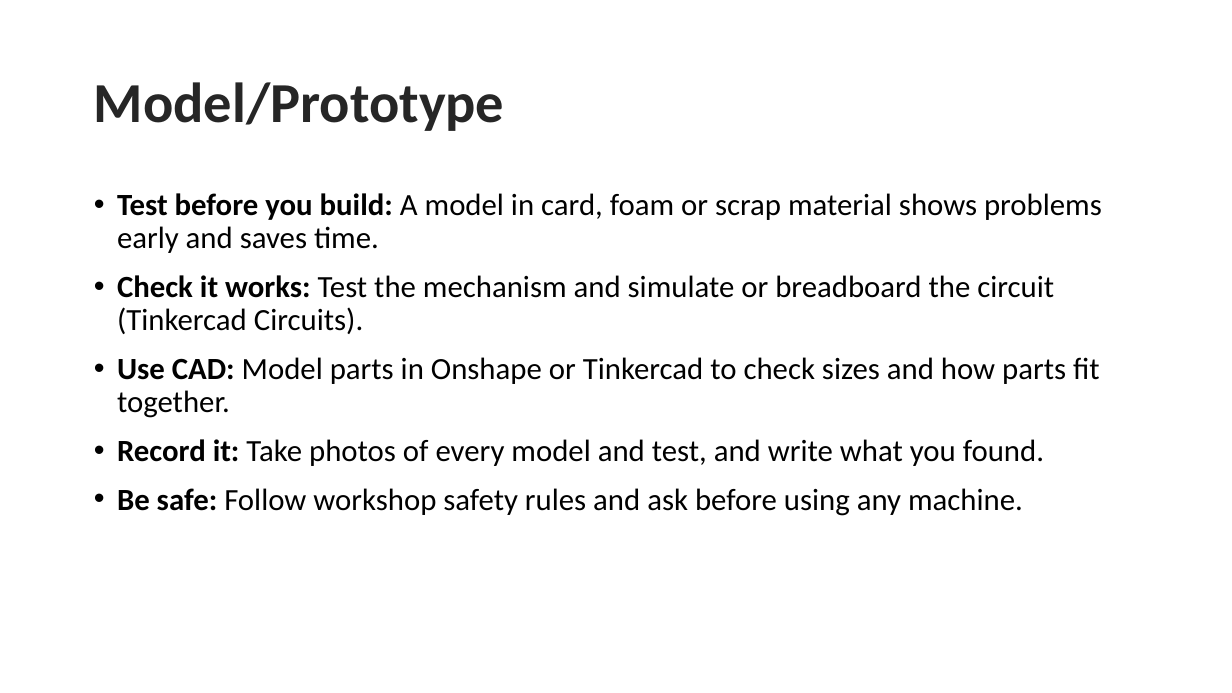
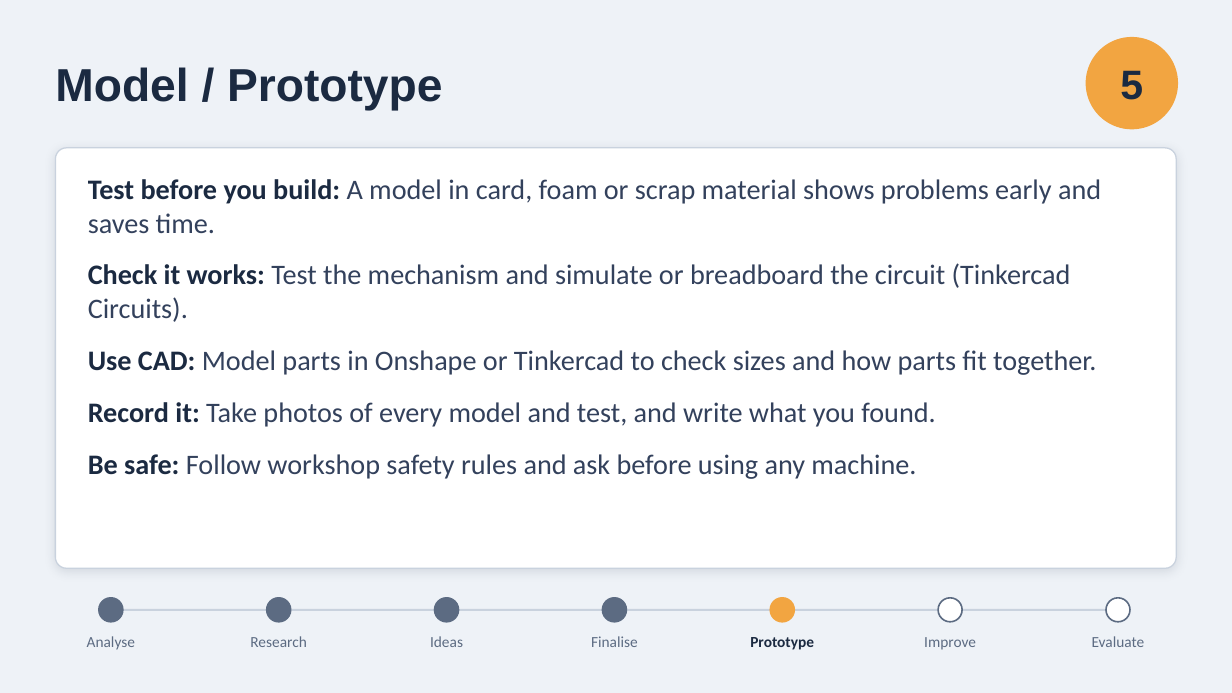
Before and after one commit to madstats26/Technology, a slide deck: slide 6 of project/design-process.pptx. Drawn at 1232x693 pixels with LibreOffice and Linux fonts; fonts in the diff are those of the drawing; background and template pictures are left out. Boxes give left, top, right and bottom in pixels: in the first picture for what was removed or moved away, otherwise in the second. Text is boxed around its words. In the diff, an @@ line names an element or a change of style, - is before the commit and + after.

```diff
--- a/project/design-process.pptx
+++ b/project/design-process.pptx
@@ background picture (left out) to #EEF2F7 @@
@@ ellipse added at bbox=[1086, 37, 1178, 129], fill #F2A541 @@
@@ title at bbox=[55, 67, 442, 111]: text changed; size 44 to 36 pt; font Calibri to Arial; text colour #262626 to #1B2A41 @@
-Model/Prototype
+Model / Prototype
@@ text added at bbox=[1120, 70, 1143, 100], 32 pt, text #1B2A41, bold @@
+5
@@ rounded rectangle added at bbox=[55, 148, 1177, 568], fill #FFFFFF, outline #C9D2DE 1 pt @@
@@ text "Test before you build: A ...": place and size @@
-text "Test before you build: A ..." at bbox=[117, 193, 1102, 516]
+text "Test before you build: A ..." at bbox=[88, 179, 1101, 479]
@@ text "Test before you build: A ..." at bbox=[88, 179, 1101, 479]: size 24 to 22 pt; text colour #000000 to #1B2A41 in "Test before you build:", "Check it works:", "Use CAD:", "Record it:" and 1 more places; text colour #000000 to #33415C in "A model in card, foam or scrap ...", "Test the mechanism and simulate or breadboard ...", "Model parts in Onshape or Tinkercad to ...", "Take photos of every model and test, ..." and 1 more places; indent changed; line spacing 0.9 to 1; less space between paragraphs; more space between paragraphs @@
@@ ellipse added at bbox=[99, 598, 123, 622], fill #5C6B82, outline #5C6B82 1.25 pt @@
@@ ellipse added at bbox=[267, 598, 291, 622], fill #5C6B82, outline #5C6B82 1.25 pt @@
@@ ellipse added at bbox=[434, 598, 458, 622], fill #5C6B82, outline #5C6B82 1.25 pt @@
@@ ellipse added at bbox=[603, 598, 627, 622], fill #5C6B82, outline #5C6B82 1.25 pt @@
@@ ellipse added at bbox=[771, 598, 795, 622], fill #F2A541, outline #F2A541 1.25 pt @@
@@ ellipse added at bbox=[938, 598, 962, 622], fill #FFFFFF, outline #5C6B82 1.25 pt @@
@@ ellipse added at bbox=[1106, 598, 1130, 622], fill #FFFFFF, outline #5C6B82 1.25 pt @@
@@ line added from (111, 610) to (1118, 610), #C9D2DE 1.5 pt @@
@@ text added at bbox=[87, 636, 135, 650], 12 pt, text #5C6B82 @@
+Analyse
@@ text added at bbox=[250, 636, 306, 647], 12 pt, text #5C6B82 @@
+Research
@@ text added at bbox=[430, 636, 463, 647], 12 pt, text #5C6B82 @@
+Ideas
@@ text added at bbox=[591, 636, 638, 647], 12 pt, text #5C6B82 @@
+Finalise
@@ text added at bbox=[750, 637, 814, 650], 12 pt, text #1B2A41, bold @@
+Prototype
@@ text added at bbox=[924, 637, 976, 650], 12 pt, text #5C6B82 @@
+Improve
@@ text added at bbox=[1092, 636, 1145, 647], 12 pt, text #5C6B82 @@
+Evaluate
```
Also in this commit, not shown: 6 other slides changed, 1 slide added, 1 slide removed.
